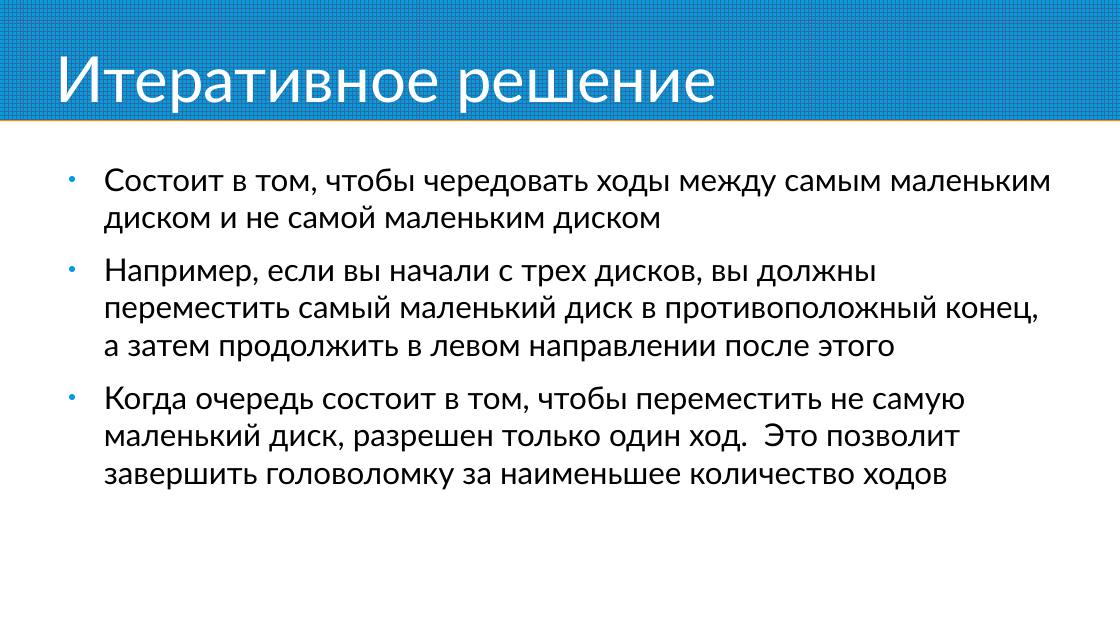
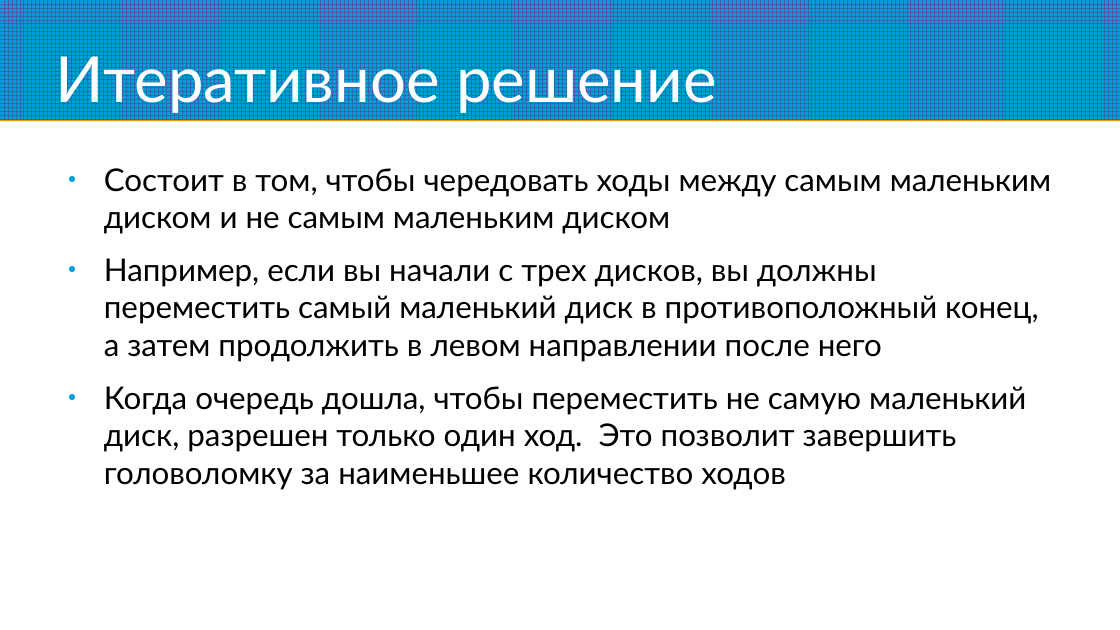
Before and after one commit to andreymlv/tstu-computation-theory, a slide deck: slide 7 of CourseWork/report/presentation.odp. Drawn at 1120x630 pixels with LibreOffice and Linux fonts; fonts in the diff are those of the drawing. Boxes give left, top, right and bottom in pixels: in the first picture for what was removed or moved away, otherwise in the second. Text is boxed around its words. In the diff, an @@ line names an element or a change of style, - is before the commit and + after.

```diff
--- a/CourseWork/report/presentation.odp
+++ b/CourseWork/report/presentation.odp
@@ text at box(104, 168, 1051, 490): text changed @@
-● Состоит в том, чтобы чередовать ходы между самым маленьким диском и не самой маленьким диском
-● Например, если вы начали с трех дисков, вы должны переместить самый маленький диск в противоположный конец, а затем продолжить в левом направлении после этого
-● Когда очередь состоит в том, чтобы переместить не самую маленький диск, разрешен только один ход. Это позволит завершить головоломку за наименьшее количество ходов
+● Состоит в том, чтобы чередовать ходы между самым маленьким диском и не cамым маленьким диском
+● Например, если вы начали с трех дисков, вы должны переместить самый маленький диск в противоположный конец, а затем продолжить в левом направлении после него
+● Когда очередь дошла, чтобы переместить не самую маленький диск, разрешен только один ход. Это позволит завершить головоломку за наименьшее количество ходов
```
Also in this commit, not shown: 1 other slide changed, 1 other file.
